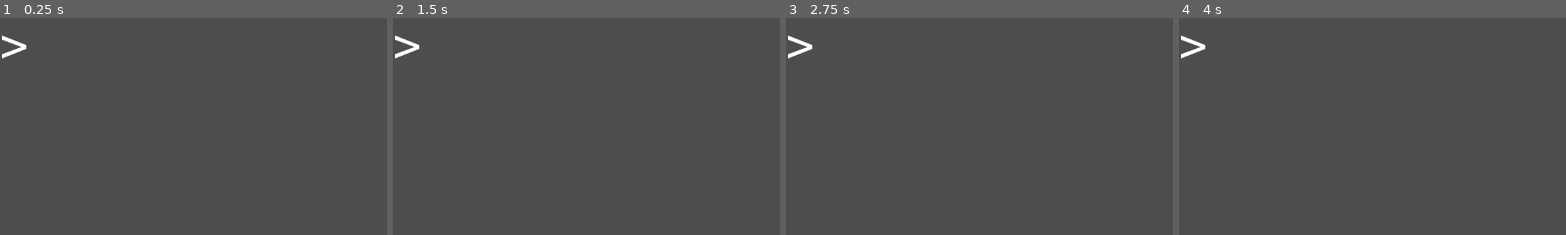
Above: before the commit, frames 1-4 (left to right).
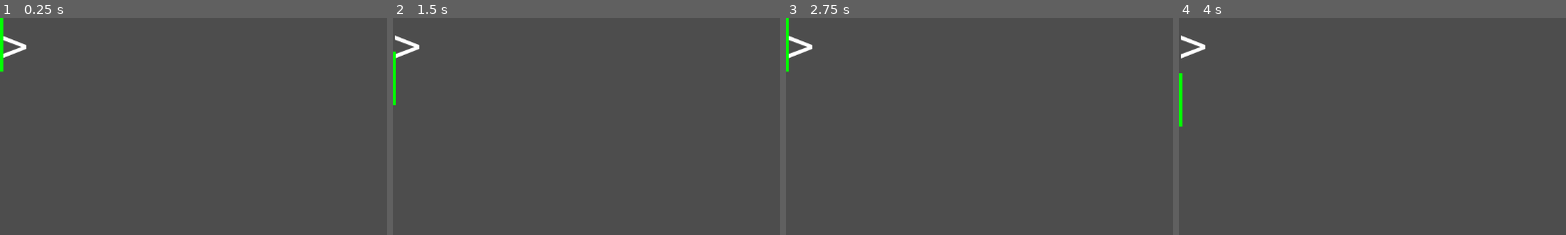
Above: after the commit, the same moments.

Repository: uprun/neon-lights-editor
Game: Godot game, scene res://scenes/canvas-ltd.tscn
The game is run twice, just before and just after one commit, with the same random seed, the same clock (stepped at 60 frames per second) and the same inputs.
Inputs (mouse positions are % of the whole screen's width and height, from its top left):
- Up to frame 1 (0.25 s): no input
- Up to frame 2 (1.5 s): tap Enter at 0.5, 1.35 s; move the mouse to (72, 45) at 0.52 s; hold Right 0.53-1.28 s; tap Backspace at 0.6 s; click (72, 45) at 0.67 s; tap Space at 1.25 s; move the mouse to (30, 55) at 1.27 s; hold Down from 1.28 s (still down)
- Up to frame 3 (2.75 s): tap Enter at 2 s; move the mouse to (60, 28) at 2.02 s; release Down at 2.03 s; hold Right from 2.03 s (still down); tap Backspace at 2.1 s
- Up to frame 4 (4 s): tap Space at 2.75 s; move the mouse to (45, 70) at 2.77 s; release Right at 2.78 s; hold Up 2.78-3.53 s; tap Enter at 2.85, 3.5 s; click (45, 70) at 2.92 s; move the mouse to (80, 65) at 3.52 s; hold Left from 3.53 s (still down); tap Backspace at 3.6 s
The pictures show only the part of the screen within x 0-50%, y 0-50%; the shares and areas given below are measured in that part.

The runs differ from the first frame. In frame 1, 0.3% of the frame differs, in the area x 0-2%, y 0-25%; in frame 2, 0.2%; in frame 3, 0.2%; in frame 4, 0.2%.
Error before the commit: Parse Error: Identifier "desired_locations" not declared in the current scope. (res://scenes/caret.gd:60)
Error after the commit: Attempt to call function 'get_further_side_position' in base 'null instance' on a null instance. (res://scenes/function-node.gd:46)

Commit message:
2024-12-10--00h18m05s

Diff:
--- a/scenes/caret.gd
+++ b/scenes/caret.gd
@@ -57,6 +57,3 @@
 
 func _on_rocketengine_request_to_set_position(another_position):
 	position = another_position
-	var next = desired_locations.pop_front()
-	if next != null:
-		$"Rocket-engine".update_position(next)
